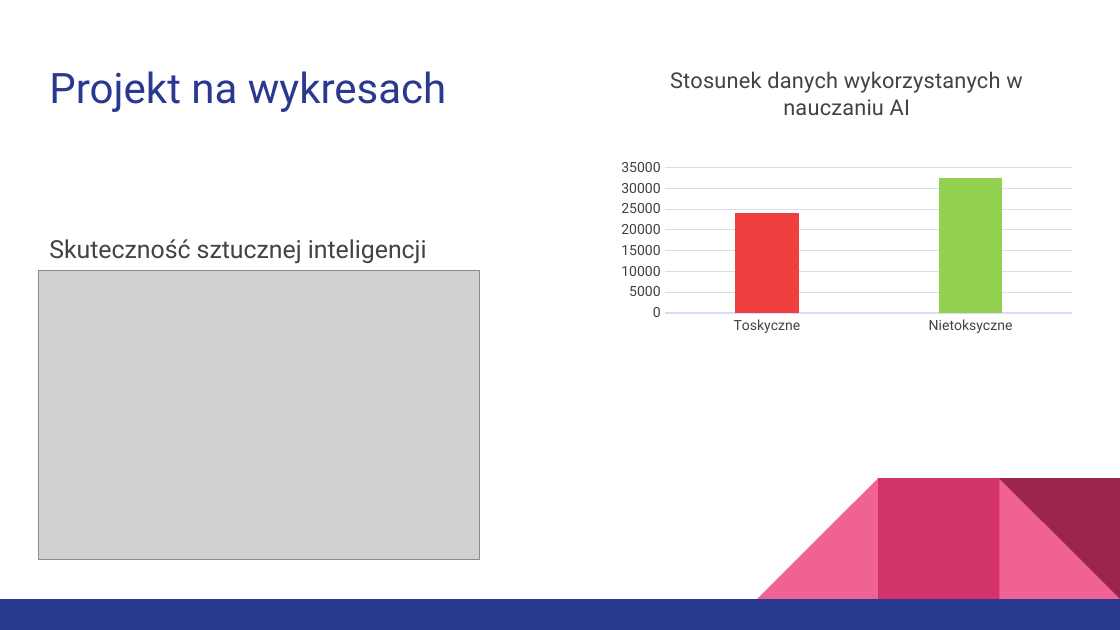
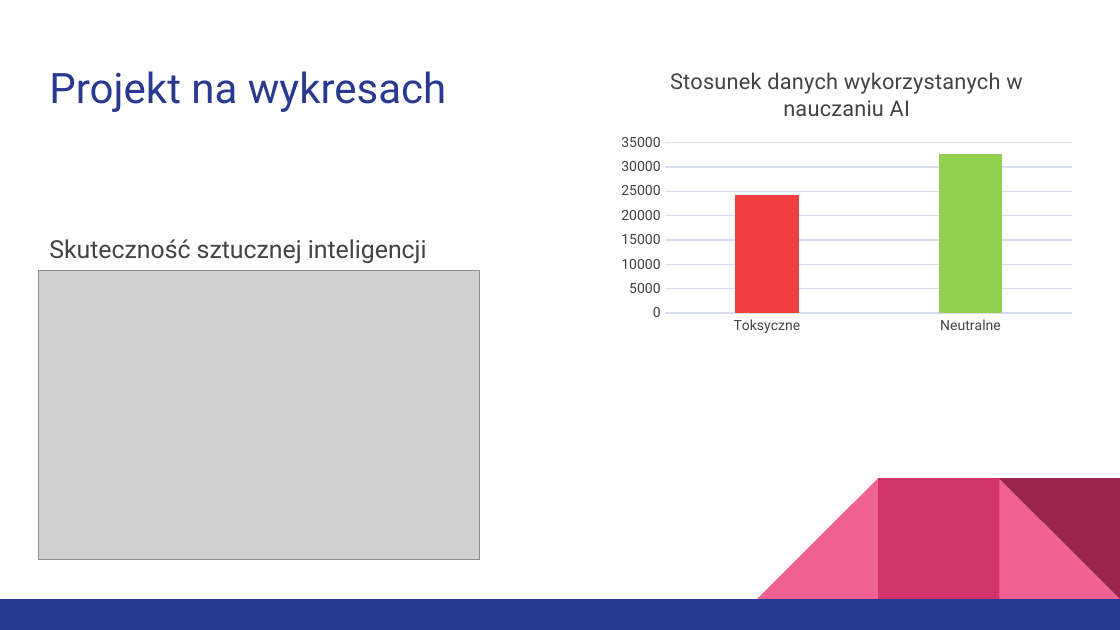
Before and after one commit to Jakub-S-K/beHappy-Ai4Youth, a slide deck: slide 7 of beHappy po Polsku.pptx. Drawn at 1120x630 pixels with LibreOffice and Linux fonts; fonts in the diff are those of the drawing; grey boxes stand for pictures. Boxes give left, top, right and bottom in pixels: in the first picture for what was removed or moved away, otherwise in the second. Text is boxed around its words. In the diff, an @@ line names an element or a change of style, - is before the commit and + after.

```diff
--- a/beHappy po Polsku.pptx
+++ b/beHappy po Polsku.pptx
@@ column chart at bbox=[612, 50, 1082, 339] @@
@@ title "Stosunek danych wykorzystanych w nauczaniu AI  " to "Stosunek danych wykorzystanych w nauczaniu AI " @@
-categories: Toskyczne, Nietoksyczne
+categories: Toksyczne, Neutralne
@@ colour of Series 1 #3949AB to #EF3F3F @@
@@ colours of single points changed @@
@@ lettering changed @@
```
Also in this commit, not shown: 1 other file.
